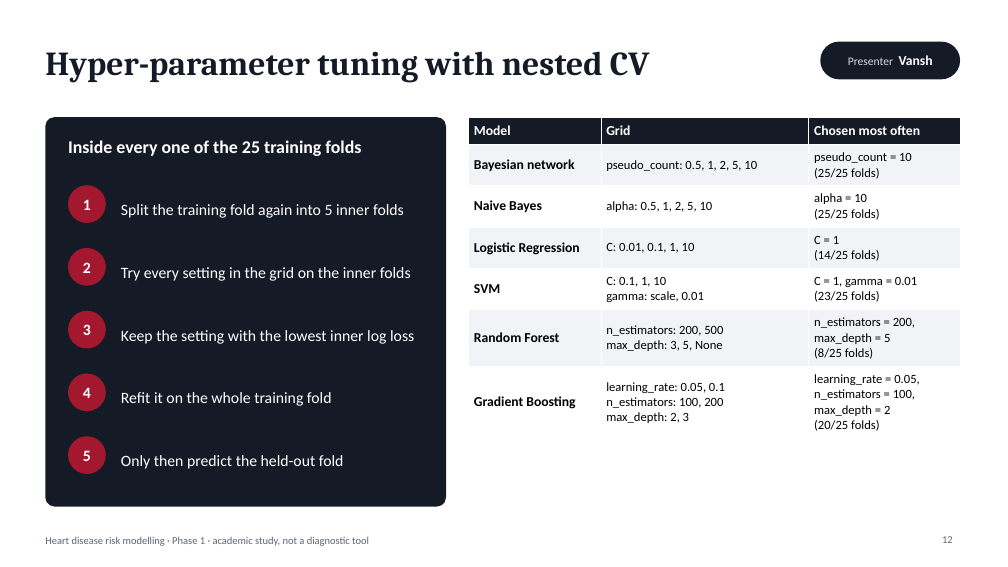
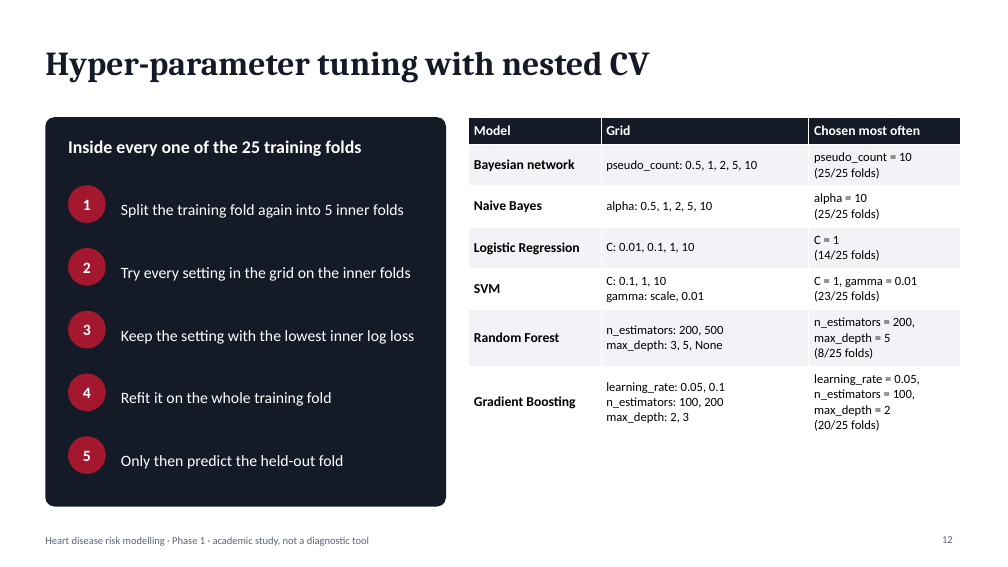
Before and after one commit to Akshith17323/AML-DL_Project, a slide deck: slide 12 of reports/presentation/Heart_Disease_Risk_Modelling.pptx. Drawn at 1008x567 pixels with LibreOffice and Linux fonts; fonts in the diff are those of the drawing. Boxes give left, top, right and bottom in pixels: in the first picture for what was removed or moved away, otherwise in the second. Text is boxed around its words. In the diff, an @@ line names an element or a change of style, - is before the commit and + after.

```diff
--- a/reports/presentation/Heart_Disease_Risk_Modelling.pptx
+++ b/reports/presentation/Heart_Disease_Risk_Modelling.pptx
@@ rounded rectangle removed at (820, 42, 960, 79) @@
@@ text removed at (848, 55, 933, 65) @@
-Presenter Vansh
```
Also in this commit, not shown: 15 other slides changed.
